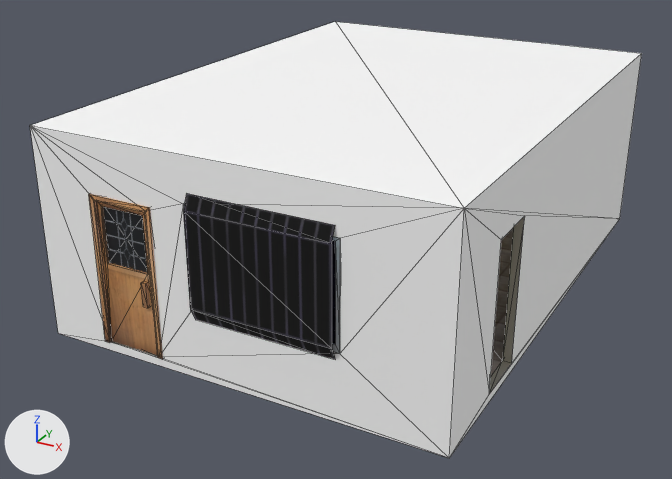
The glTF model assets/MainRoom/Room/MainRoom.gltf: old version first, new version second.
Both versions are drawn from a 50 mm lens placed at (2.95, -15.73, 6.26), pointed at (-3.21, -4.53, 0.67). Arrows for +X, +Y and +Z are at lower left; the lights stay in place. Mesh edges are drawn as thin lines. Where no turn or scale is listed for an object, it has been applied to the vertices. Vertices at the same position are counted once.
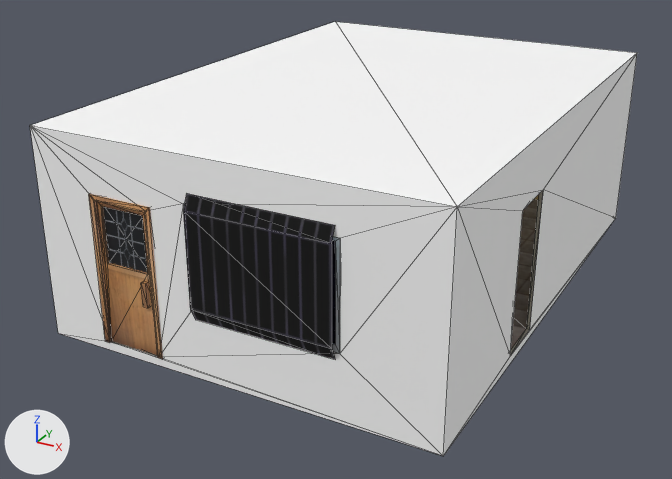
The newer file is also turned or shifted as a whole; pictures and numbers use the older file's frame.

Location of each change, [x1, y1, x2, y2] in pixels of the pictures (672 x 479 px; the box of a moved part takes in the faces that stretch with it):
```json
{"object": "Plane", "change": "reshaped", "before": [30, 22, 642, 458], "after": [30, 22, 637, 456]}
{"part": 1, "of": "me_plane_001", "change": "moved or reshaped", "before": [30, 22, 524, 458], "after": [30, 22, 543, 456]}
{"part": 2, "of": "me_plane_001", "change": "moved or reshaped", "before": [336, 22, 642, 457], "after": [336, 22, 637, 455]}
{"part": 3, "of": "me_plane_001", "change": "moved or reshaped", "before": [489, 216, 525, 394], "after": [510, 191, 543, 356]}
```

The change, as JSON lines over the scene's bpy script:
```json
{"block": "me_plane_001", "where": "me_plane_001.from_pydata(...)  # 88 vertices, 144 faces; spans x -5.72..0.0, y -7.81..0.0, z 0.0..2.93"}
{"block": "me_plane_001", "where": "# used by ob_plane; location = (0.0, 0.0, 0.0)"}
{"block": "me_plane_001", "change": "me_plane_001 part 1: all 2 vertices in x 0.0, y -7.81, z 0.0..2.93 are moved by (-0.07, 0.0, 0.0)"}
{"block": "me_plane_001", "change": "me_plane_001 part 2: all 2 vertices in x 0.0, y 0.0, z 0.0..2.93 are moved by (-0.07, 0.0, 0.0)"}
{"block": "me_plane_001", "change": "me_plane_001 part 3: all 4 vertices in x -0.12, y -6.58..-5.78, z 0.13..2.13 are moved by (0.0, 0.95, 0.0)"}
```
